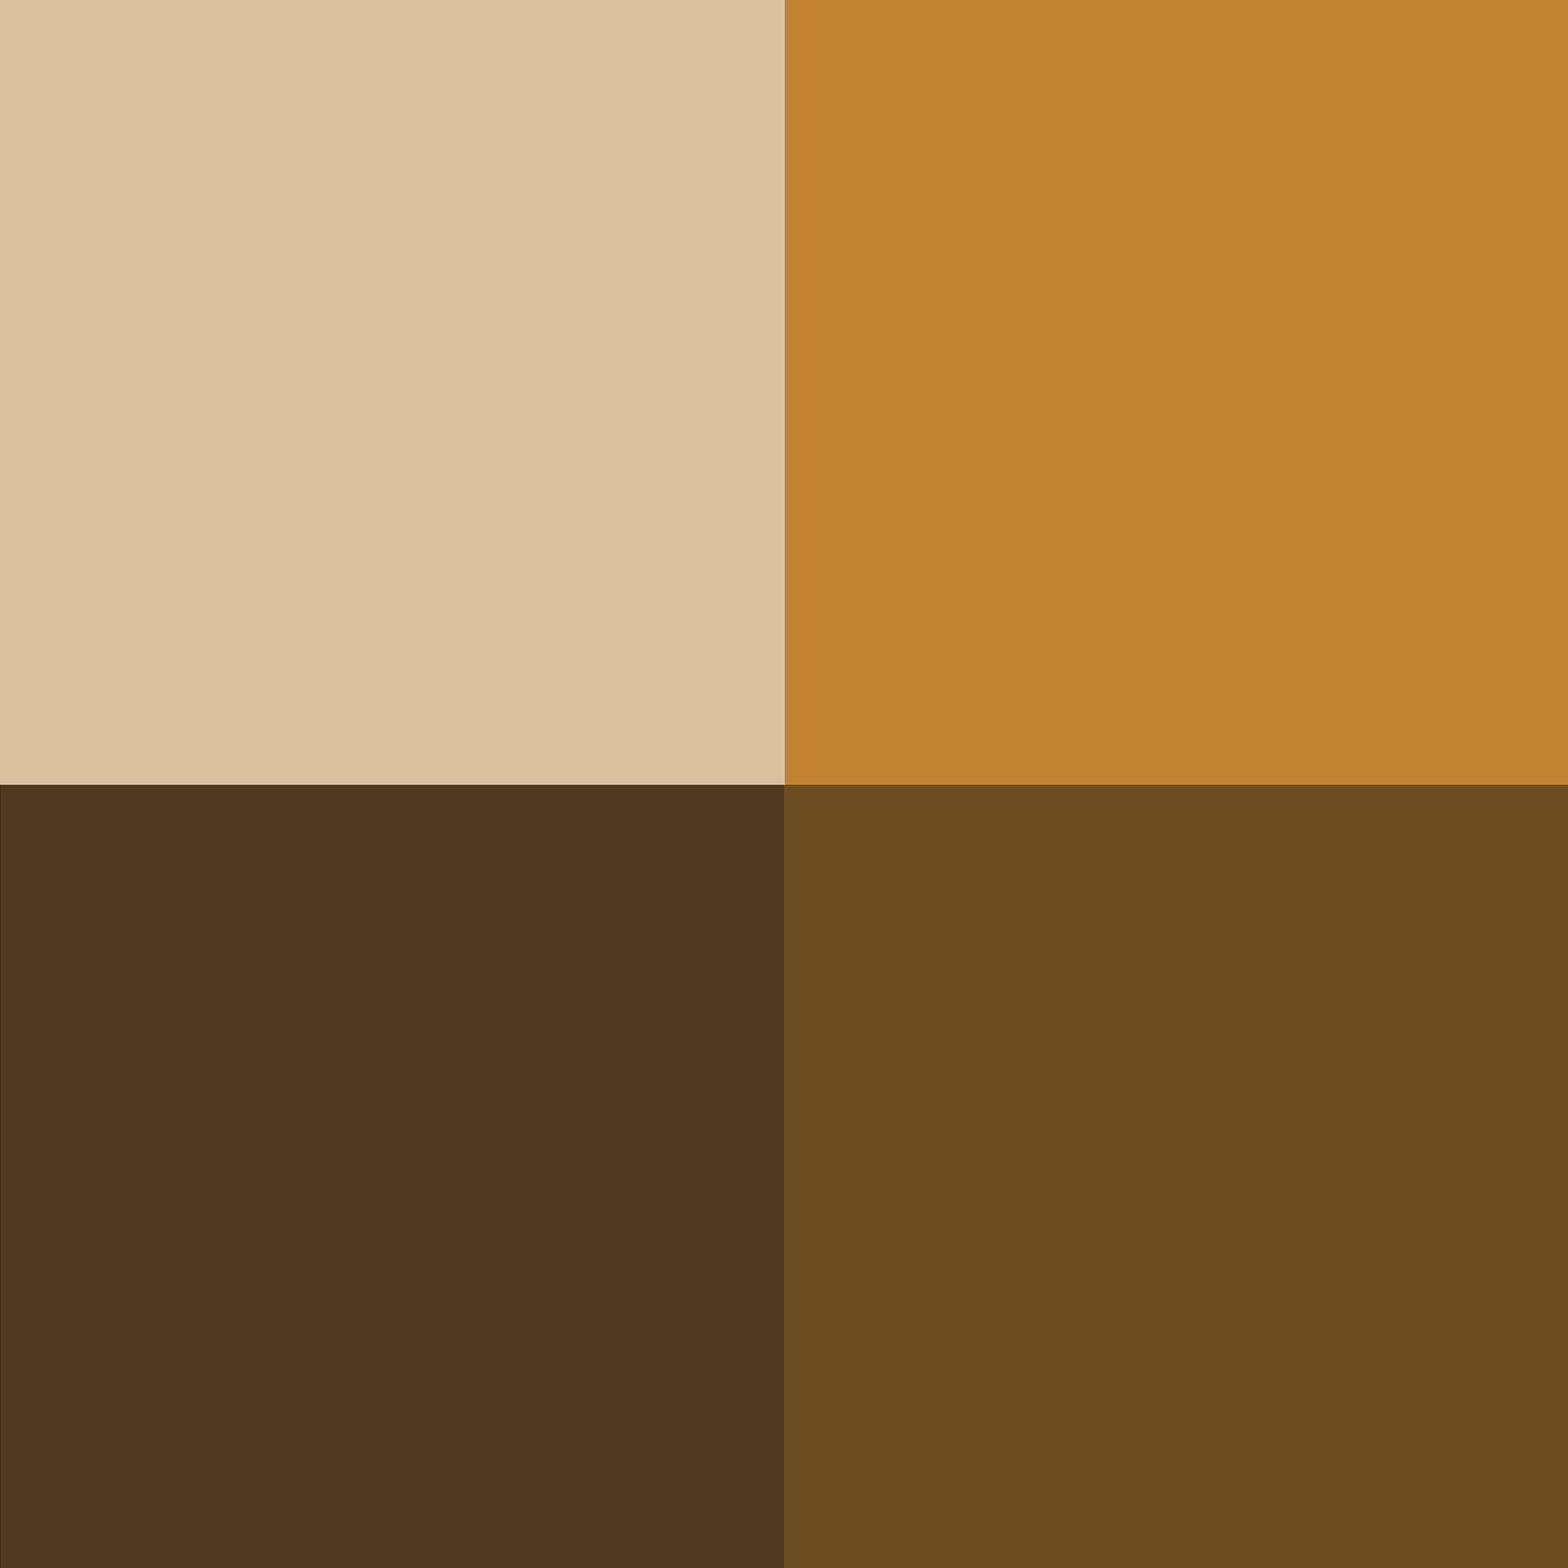
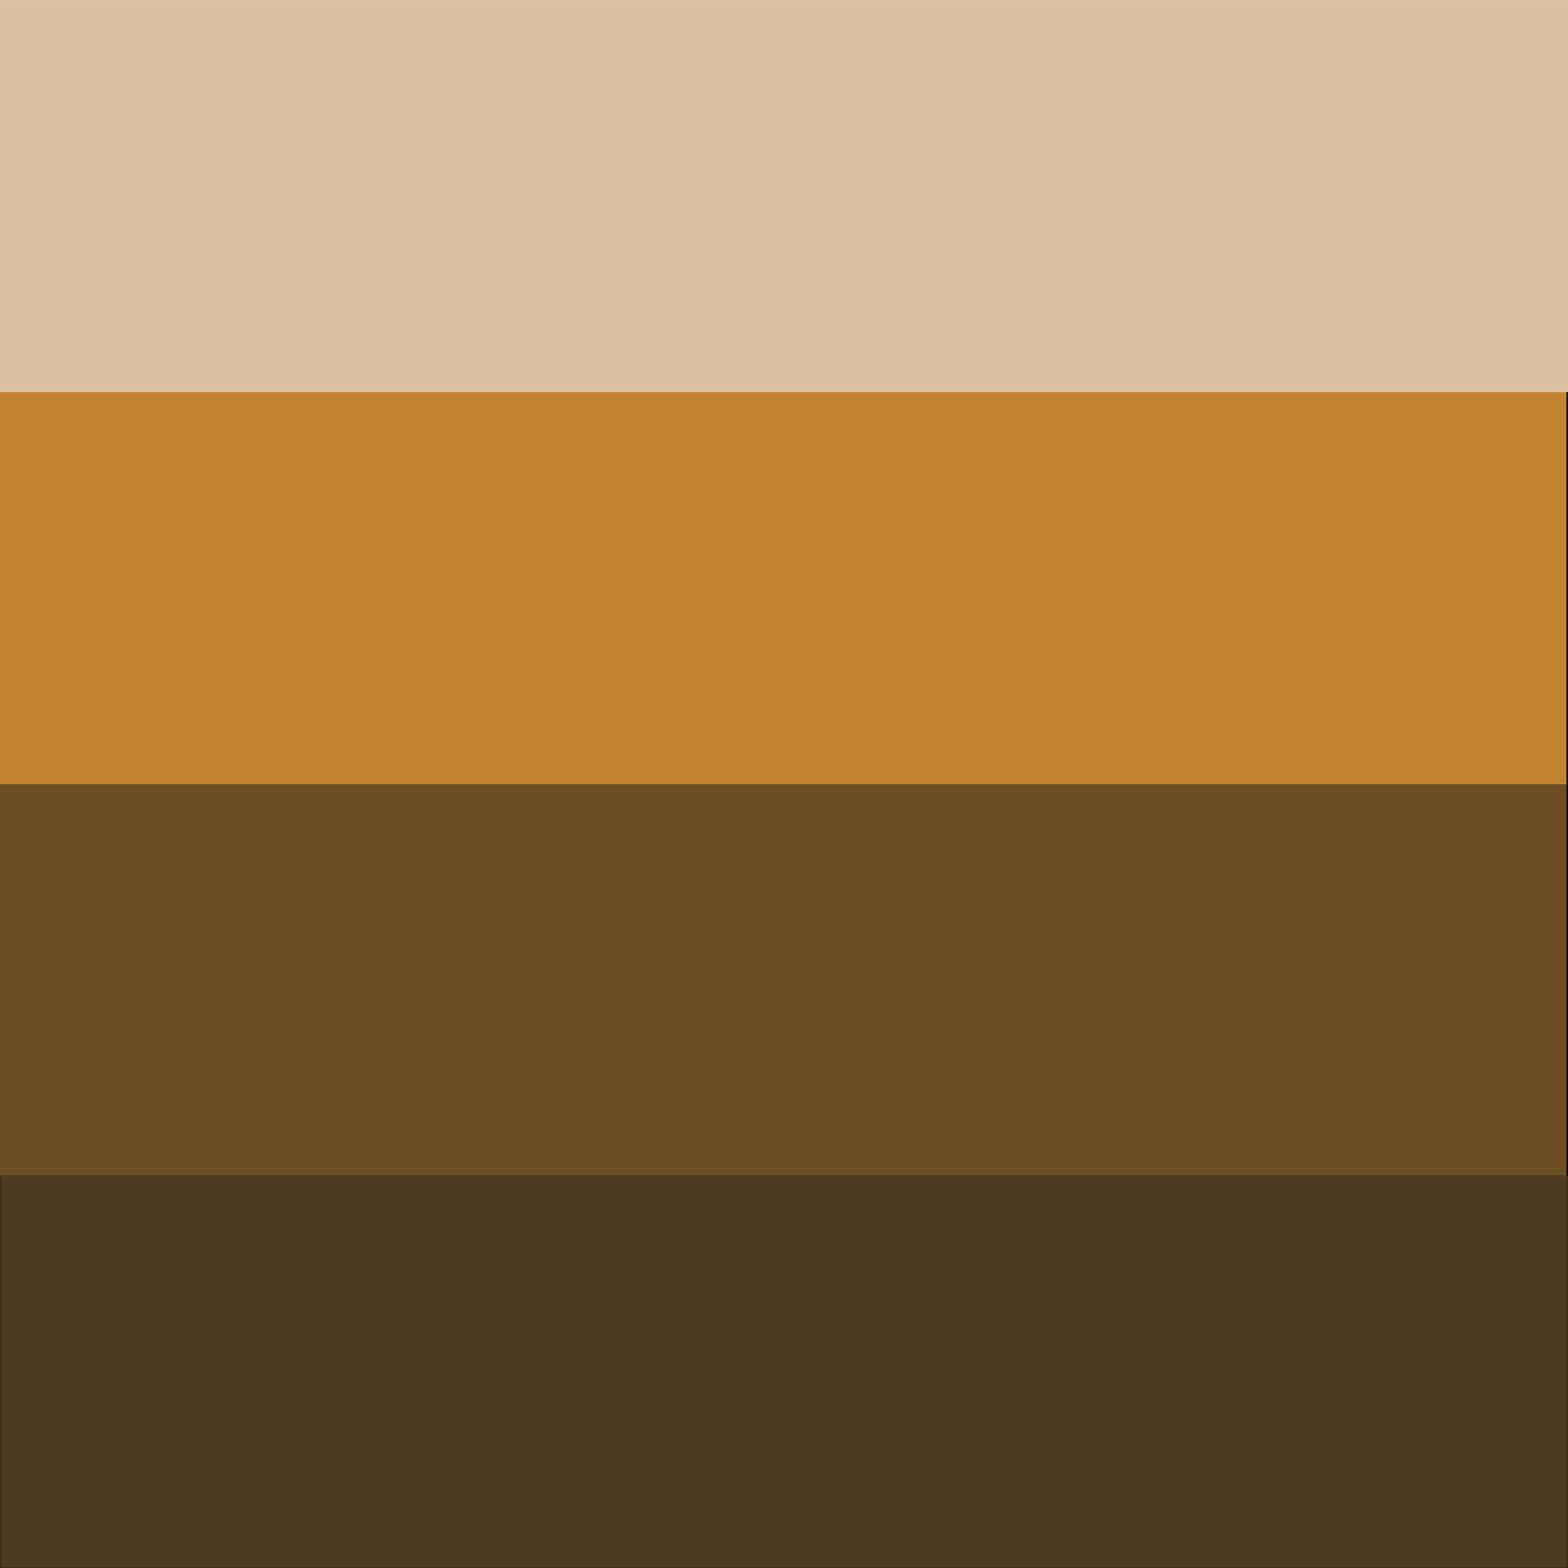
Two versions of the same layered image (w=1568, h=1568). Layer-by-layer changes:
painted on "Rectangle 4" over (0, 0, 1568, 785)
painted on "Rectangle 3" over (0, 0, 1568, 785)
painted on "Rectangle 2" over (0, 784, 1568, 1568)
painted on "Rectangle 1" over (0, 784, 1568, 1568)